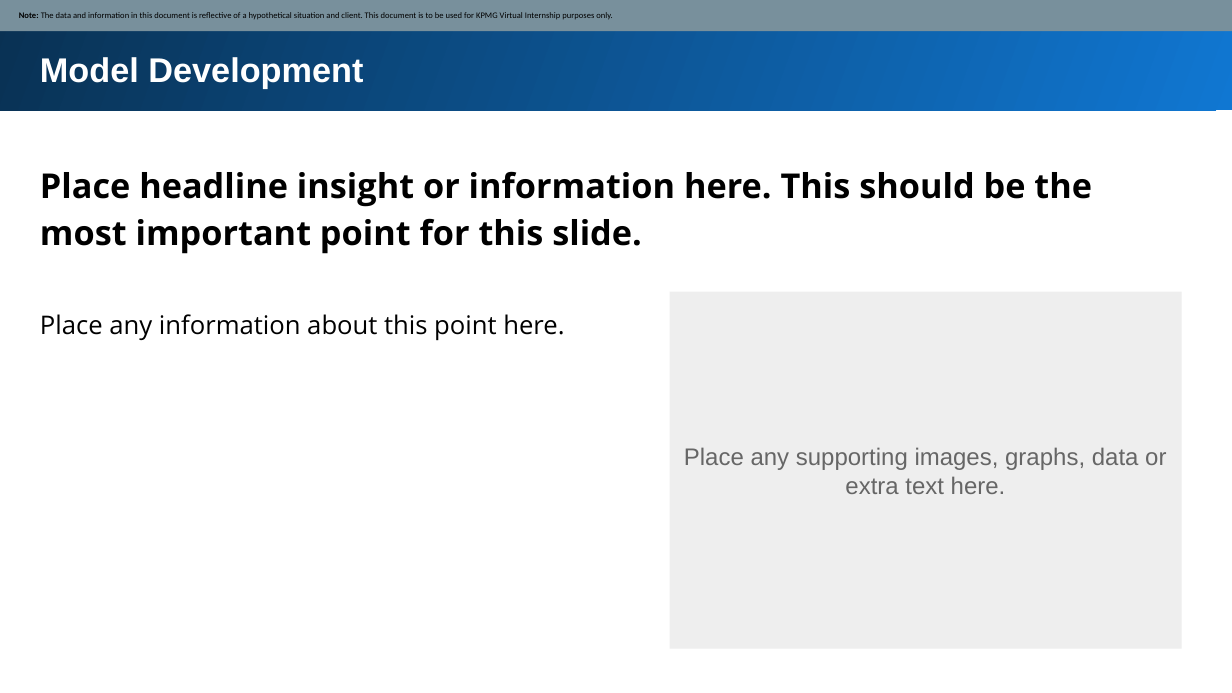
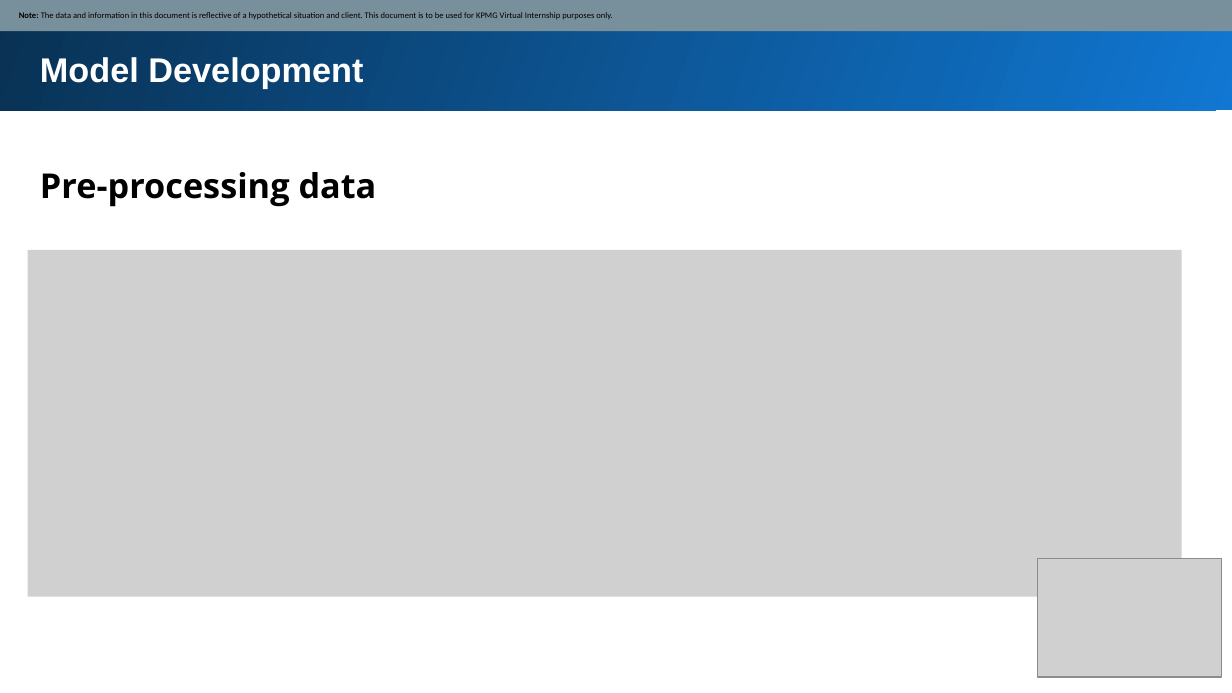
Before and after one commit to Nickimani/KPMG_Virtual_Internship, a slide deck: slide 7 of Deliverables/Presentation Slides.pptx (slide 5 before the commit). Drawn at 1232x693 pixels with LibreOffice and Linux fonts; fonts in the diff are those of the drawing; grey boxes stand for pictures. Boxes give left, top, right and bottom in pixels: in the first picture for what was removed or moved away, otherwise in the second. Text is boxed around its words. In the diff, an @@ line names an element or a change of style, - is before the commit and + after.

```diff
--- a/Deliverables/Presentation Slides.pptx
+++ b/Deliverables/Presentation Slides.pptx
@@ text at box(40, 172, 377, 207): text changed @@
-Place headline insight or information here. This should be the most important point for this slide.
+Pre-processing data
@@ picture added at box(27, 250, 1181, 596) @@
@@ rectangle removed at box(670, 292, 1183, 649) @@
@@ text removed at box(40, 314, 564, 341) @@
-Place any information about this point here.
@@ text removed at box(684, 447, 1166, 494) @@
-Place any supporting images, graphs, data or extra text here.
@@ picture added at box(1037, 558, 1221, 676) @@
```
Also in this commit, not shown: 7 other slides changed, 4 slides added, 6 other files.
